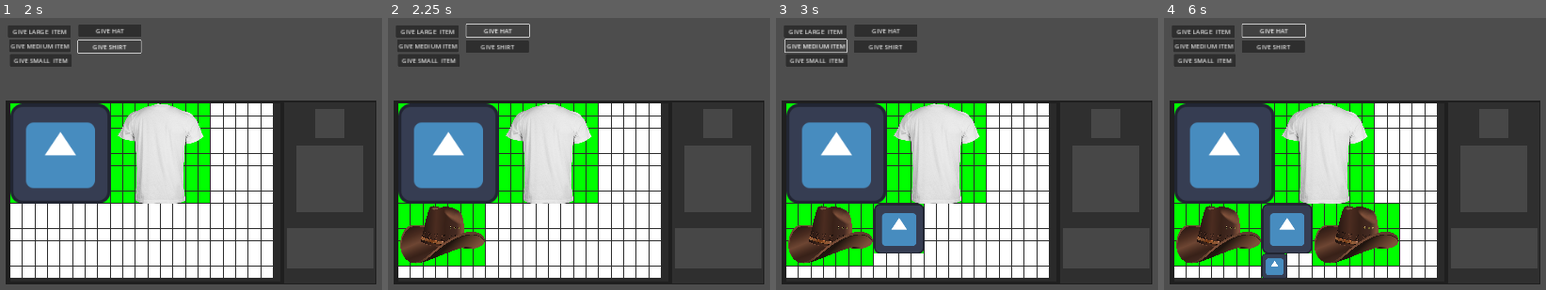
Above: before the commit, frames 1-4 (left to right).
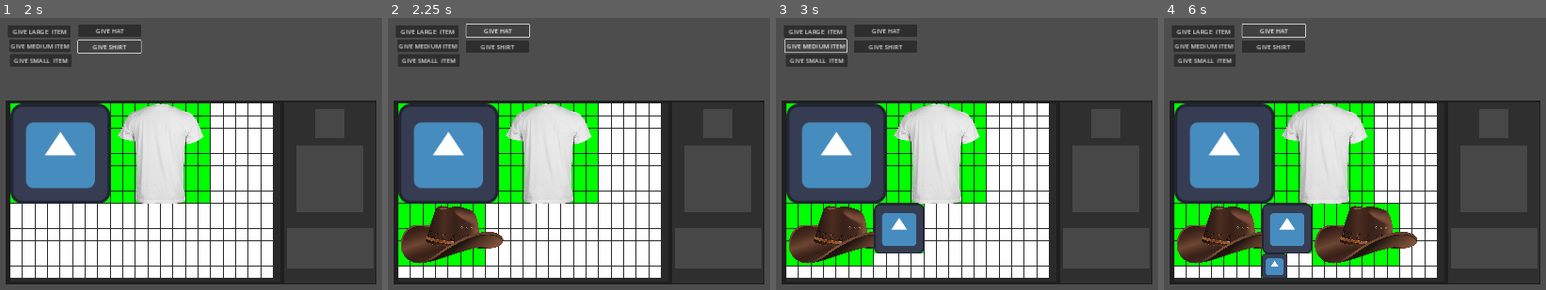
Above: after the commit, the same moments.

Repository: D4M13N-D3V/godot_grid_inventory
Game: Godot game, scene res://grid_inventory_system/debug/main.tscn
The game is run twice, just before and just after one commit, with the same random seed, the same clock (stepped at 60 frames per second) and the same inputs.
Inputs:
- Up to frame 1 (2 s): click "GIVE LARGE ITEM" at 0.5 s; click "GIVE SHIRT" at 1.25 s
- Up to frame 2 (2.25 s): click "GIVE HAT" at 2 s
- Up to frame 3 (3 s): click "GIVE MEDIUM ITEM" at 2.75 s
- Up to frame 4 (6 s): click "GIVE SMALL ITEM" at 3.5 s; click "GIVE LARGE ITEM" at 4.25 s; click "GIVE SHIRT" at 5 s; click "GIVE HAT" at 5.75 s

Frame 1 is identical in both runs. In frame 2, 1.9% of the frame differs, in the area x 3-31%, y 68-91%; in frame 3, 1.7%; in frame 4, 3.6%, in the area x 3-67%, y 68-91%.

Commit message:
fix update ci godot version

Diff:
--- a/grid_inventory_system/scenes/ItemGraphic.tscn
+++ b/grid_inventory_system/scenes/ItemGraphic.tscn
@@ -3,5 +3,5 @@
 [ext_resource type="Script" path="res://grid_inventory_system/scripts/ItemGraphic.gd" id="1_bih4t"]
 
 [node name="Item" type="TextureRect"]
-expand_mode = 2
+expand_mode = 3
 script = ExtResource("1_bih4t")
--- a/grid_inventory_system/scripts/InventoryController.gd
+++ b/grid_inventory_system/scripts/InventoryController.gd
@@ -39,6 +39,9 @@
 	if(Input.is_action_just_pressed(inventory_close_input) and inventory_open==true):
 		inventory_open = false
 		inventory_background.visible=false
+
+	#if(Input.is_action_just_pressed(inventory_rotate_input) and inventory_open==true and inventory_item_dragged != null):
+	#	inventory_item_dragged.rotation_degrees = inventory_item_dragged.rotation_degrees + 90.0
 
 	var cursor_pos = get_global_mouse_position()
 
Not shown, changed: .github/workflows/game_ci.yml
